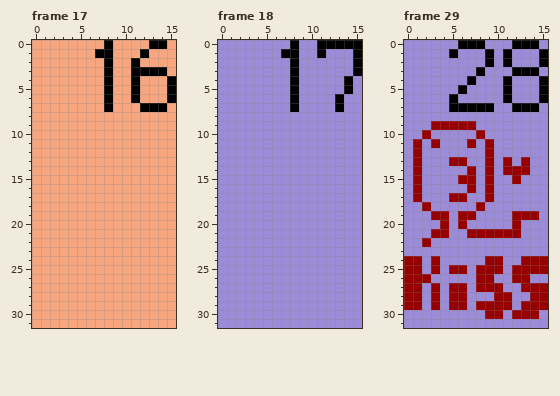
Pixel-art file: [Content] Basic NPC Template/Useful Resources/Sprite_Layout.aseprite. Above: the version before the commit.
16x32 pixels, 60 frames. Shown: frame 17, frame 18, frame 29.
And afterwards:
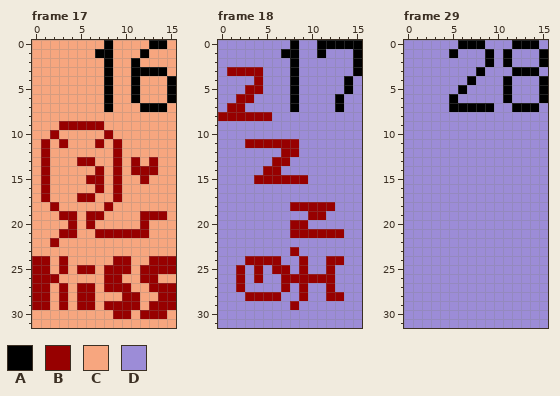
Palette (. is transparent): A #000000  B #970000  C #f7a67f  D #9c8cd7
From old to new:
--- frame 17, layer "Indicators"
@@ x 0..15 @@
  8 CCCCCCCCCCCCCCCC
- 9 CCCCCCCCCCCCCCCC
-10 CCCCCCCCCCCCCCCC
-11 CCCCCCCCCCCCCCCC
-12 CCCCCCCCCCCCCCCC
-13 CCCCCCCCCCCCCCCC
-14 CCCCCCCCCCCCCCCC
-15 CCCCCCCCCCCCCCCC
-16 CCCCCCCCCCCCCCCC
-17 CCCCCCCCCCCCCCCC
-18 CCCCCCCCCCCCCCCC
-19 CCCCCCCCCCCCCCCC
-20 CCCCCCCCCCCCCCCC
-21 CCCCCCCCCCCCCCCC
-22 CCCCCCCCCCCCCCCC
+ 9 CCCBBBBBCCCCCCCC
+10 CCBCCCCCBCCCCCCC
+11 CBCBCCCBCBCCCCCC
+12 CBCCCCCCCBCCCCCC
+13 CBCCCBBCCBCBCBCC
+14 CBCCCCCBCBCBBBCC
+15 CBCCCCBBCBCCBCCC
+16 CBCCCCCBCBCCCCCC
+17 CBCCCBBCCBCCCCCC
+18 CCBCCCCCBCCCCCCC
+19 CCCBBCBBCCCCBBBC
+20 CCCCBCBCCCCCBCCC
+21 CCCBBCCBBBBBBCCC
+22 CCBCCCCCCCCCCCCC
 23 CCCCCCCCCCCCCCCC
-24 CCCCCCCCCCCCCCCC
-25 CCCCCCCCCCCCCCCC
-26 CCCCCCCCCCCCCCCC
-27 CCCCCCCCCCCCCCCC
-28 CCCCCCCCCCCCCCCC
-29 CCCCCCCCCCCCCCCC
-30 CCCCCCCCCCCCCCCC
+24 BBCBCCCCCBBCCBBB
+25 BBCBCBBCBBBCBBBB
+26 BBBCCCCCBBCCBBCC
+27 BBCBCBBCBBBCCBBB
+28 BBCBCBBCCCBBCCBB
+29 BBCBCBBCBBBBCBBB
+30 CCCCCCCCCBBCBBBC
 31 CCCCCCCCCCCCCCCC
--- frame 18, layer "Indicators"
@@ x 0..15 @@
  2 DDDDDDDDADDDDDDA
- 3 DDDDDDDDADDDDDDA
- 4 DDDDDDDDADDDDDAD
- 5 DDDDDDDDADDDDDAD
- 6 DDDDDDDDADDDDADD
- 7 DDDDDDDDADDDDADD
- 8 DDDDDDDDDDDDDDDD
+ 3 DBBBBDDDADDDDDDA
+ 4 DDDDBDDDADDDDDAD
+ 5 DDDBBDDDADDDDDAD
+ 6 DDBBDDDDADDDDADD
+ 7 DBBDDDDDADDDDADD
+ 8 BBBBBBDDDDDDDDDD
  9 DDDDDDDDDDDDDDDD
 10 DDDDDDDDDDDDDDDD
-11 DDDDDDDDDDDDDDDD
-12 DDDDDDDDDDDDDDDD
-13 DDDDDDDDDDDDDDDD
-14 DDDDDDDDDDDDDDDD
-15 DDDDDDDDDDDDDDDD
+11 DDDBBBBBBDDDDDDD
+12 DDDDDDDBBDDDDDDD
+13 DDDDDDBBDDDDDDDD
+14 DDDDDBBDDDDDDDDD
+15 DDDDBBBBBBDDDDDD
 16 DDDDDDDDDDDDDDDD
 17 DDDDDDDDDDDDDDDD
-18 DDDDDDDDDDDDDDDD
-19 DDDDDDDDDDDDDDDD
-20 DDDDDDDDDDDDDDDD
-21 DDDDDDDDDDDDDDDD
+18 DDDDDDDDBBBBBDDD
+19 DDDDDDDDDDBBDDDD
+20 DDDDDDDDBBDDDDDD
+21 DDDDDDDDBBBBBBDD
 22 DDDDDDDDDDDDDDDD
-23 DDDDDDDDDDDDDDDD
-24 DDDDDDDDDDDDDDDD
-25 DDDDDDDDDDDDDDDD
-26 DDDDDDDDDDDDDDDD
-27 DDDDDDDDDDDDDDDD
-28 DDDDDDDDDDDDDDDD
-29 DDDDDDDDDDDDDDDD
+23 DDDDDDDDBDDDDDDD
+24 DDDBBBBDDBDDBBDD
+25 DDBDBDBBDBDDBDDD
+26 DDBDBDDBBBBBBDDD
+27 DDBDDDDBDBDDBDDD
+28 DDDBBBBDDBDDBBDD
+29 DDDDDDDDBDDDDDDD
 30 DDDDDDDDDDDDDDDD
--- frame 29, layer "Indicators"
@@ x 0..15 @@
  8 DDDDDDDDDDDDDDDD
- 9 DDDBBBBBDDDDDDDD
-10 DDBDDDDDBDDDDDDD
-11 DBDBDDDBDBDDDDDD
-12 DBDDDDDDDBDDDDDD
-13 DBDDDBBDDBDBDBDD
-14 DBDDDDDBDBDBBBDD
-15 DBDDDDBBDBDDBDDD
-16 DBDDDDDBDBDDDDDD
-17 DBDDDBBDDBDDDDDD
-18 DDBDDDDDBDDDDDDD
-19 DDDBBDBBDDDDBBBD
-20 DDDDBDBDDDDDBDDD
-21 DDDBBDDBBBBBBDDD
-22 DDBDDDDDDDDDDDDD
+ 9 DDDDDDDDDDDDDDDD
+10 DDDDDDDDDDDDDDDD
+11 DDDDDDDDDDDDDDDD
+12 DDDDDDDDDDDDDDDD
+13 DDDDDDDDDDDDDDDD
+14 DDDDDDDDDDDDDDDD
+15 DDDDDDDDDDDDDDDD
+16 DDDDDDDDDDDDDDDD
+17 DDDDDDDDDDDDDDDD
+18 DDDDDDDDDDDDDDDD
+19 DDDDDDDDDDDDDDDD
+20 DDDDDDDDDDDDDDDD
+21 DDDDDDDDDDDDDDDD
+22 DDDDDDDDDDDDDDDD
 23 DDDDDDDDDDDDDDDD
-24 BBDBDDDDDBBDDBBB
-25 BBDBDBBDBBBDBBBB
-26 BBBDDDDDBBDDBBDD
-27 BBDBDBBDBBBDDBBB
-28 BBDBDBBDDDBBDDBB
-29 BBDBDBBDBBBBDBBB
-30 DDDDDDDDDBBDBBBD
+24 DDDDDDDDDDDDDDDD
+25 DDDDDDDDDDDDDDDD
+26 DDDDDDDDDDDDDDDD
+27 DDDDDDDDDDDDDDDD
+28 DDDDDDDDDDDDDDDD
+29 DDDDDDDDDDDDDDDD
+30 DDDDDDDDDDDDDDDD
 31 DDDDDDDDDDDDDDDD
Changed places in both pictures, as pixel boxes (x1, y1, x2, y2):
changed: (32, 121, 176, 319)
changed: (218, 67, 344, 310)
changed: (404, 121, 548, 319)
